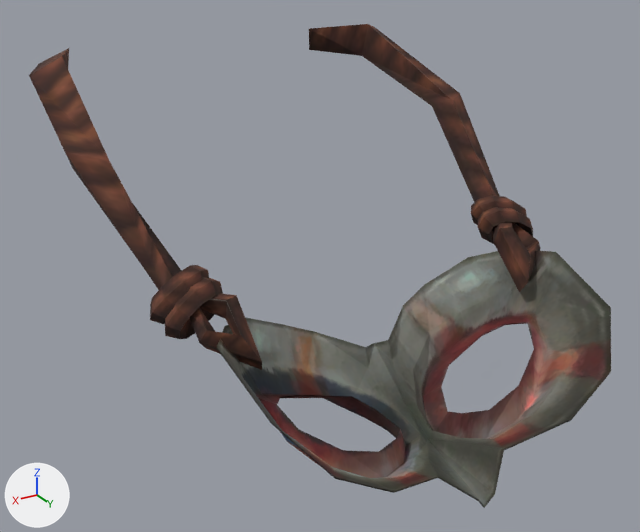
What one commit did to the OBJ model sceneobjs/jingling_01/jinglingshu_mianju_01.obj.
Before and after are seen from a camera (50 mm lens) standing at (23.8, 25.3, 17.8) and looking at (0.5, -13.6, -1.6). The axes (+X, +Y, +Z) are drawn at lower left. The lights are the same throughout. Where no turn or scale is listed for an object, it has been applied to the vertices.

The older version as bpy lines, for what is in view:
```python
me_jinglingshu_mianju_01 = bpy.data.meshes.new('jinglingshu_mianju_01')
me_jinglingshu_mianju_01.from_pydata(...)  # 456 vertices, 780 faces; spans x -12.5..12.6, y -28.4..0.0, z -9.5..9.5
me_jinglingshu_mianju_01.materials.append(mat_material_1)  # picture img_jinglingshu_mianju_01_png
ob_jinglingshu_mianju_01 = bpy.data.objects.new('jinglingshu_mianju_01', me_jinglingshu_mianju_01)
ob_jinglingshu_mianju_01.location = (0.0, 0.0, 0.0)
```
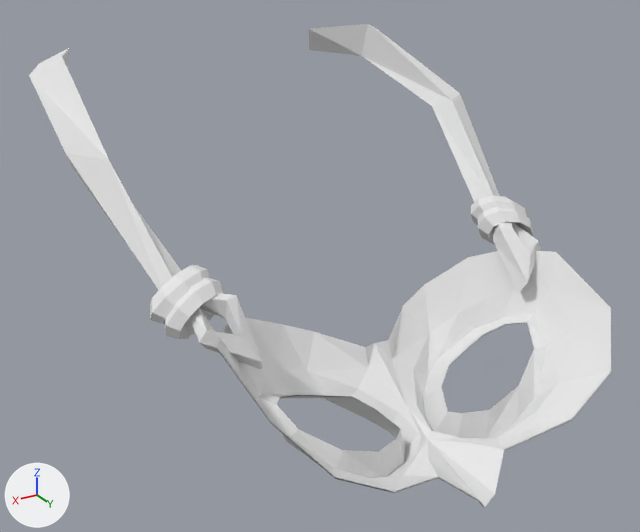
Pixel boxes (x1, y1, x2, y2) of what changed, in the pictures (640 x 532 px):
'jinglingshu_mianju_01', recoloured: (29, 24, 611, 508) in both

Diff of the bpy script that builds the scene:
```diff
--- a/sceneobjs/jingling_01/jinglingshu_mianju_01.obj.py
+++ b/sceneobjs/jingling_01/jinglingshu_mianju_01.obj.py
@@ mat_material_1_1 @@
+mat_material_1_1 = principled_material('material_1')
+mat_material_1_1.base_color = (0.8, 0.8, 0.8)  # white #e7e7e7
+mat_material_1_1.roughness = 1.0
@@ me_jinglingshu_mianju_01 @@
 me_jinglingshu_mianju_01.from_pydata(...)  # 456 vertices, 780 faces; spans x -12.5..12.6, y -28.4..0.0, z -9.5..9.5
-me_jinglingshu_mianju_01.materials.append(mat_material_1)  # picture img_jinglingshu_mianju_01_png
+me_jinglingshu_mianju_01.materials.append(mat_material_1_1)  # white #e7e7e7
```
